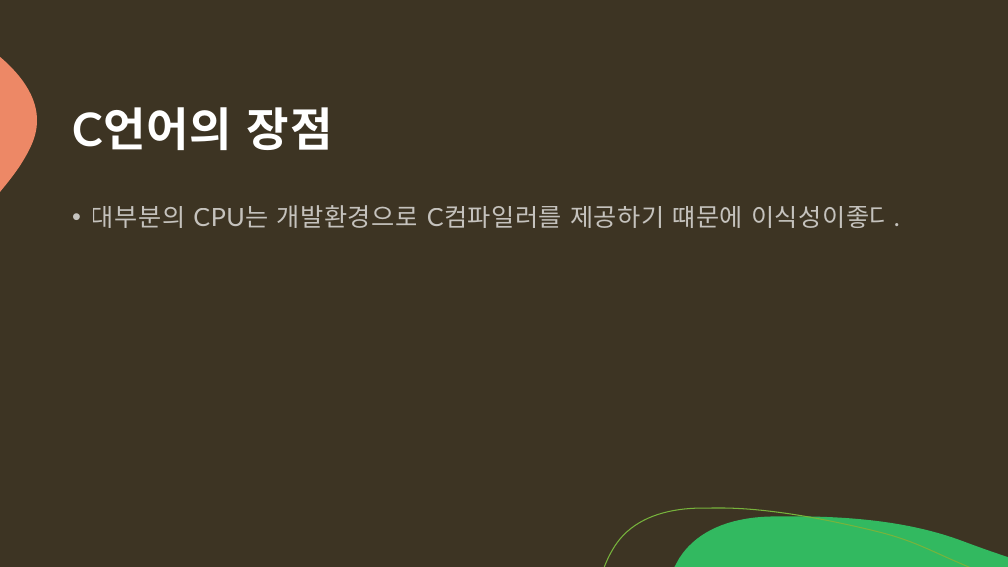
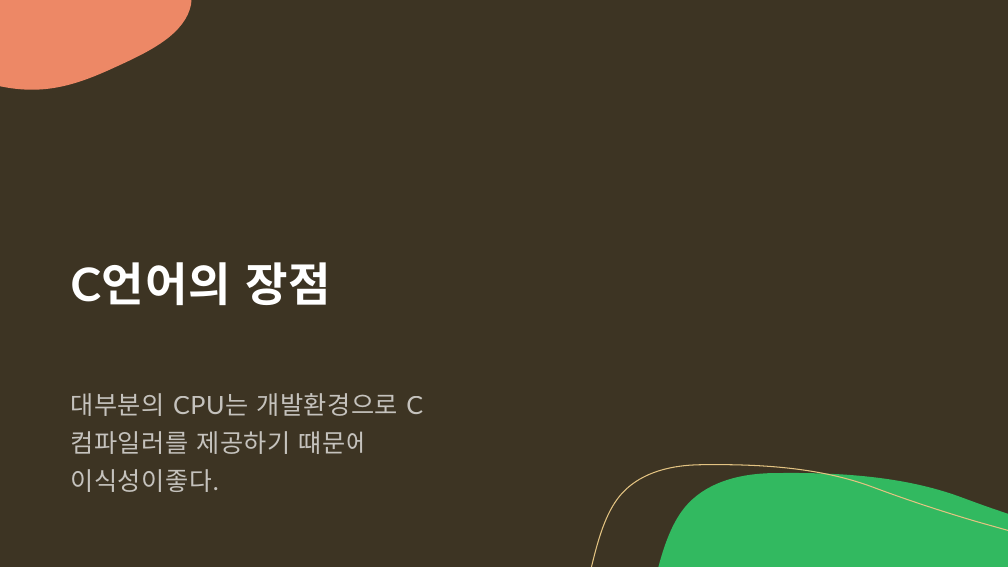
Before and after one commit to arkchimy/_Algorithm, a slide deck: slide 2 of 전공지식/C언어의 기초/C언어 기초지식.pptx. Drawn at 1008x567 pixels with LibreOffice and Linux fonts; fonts in the diff are those of the drawing. Boxes give left, top, right and bottom in pixels: in the first picture for what was removed or moved away, otherwise in the second. Text is boxed around its words. In the diff, an @@ line names an element or a change of style, - is before the commit and + after.

```diff
--- a/전공지식/C언어의 기초/C언어 기초지식.pptx
+++ b/전공지식/C언어의 기초/C언어 기초지식.pptx
@@ rectangle added at (0, 0, 1008, 567), fill #3D3423 @@
@@ freeform shape added at (0, 0, 191, 90), fill #ED8866 @@
@@ freeform shape removed at (0, 57, 37, 192) @@
@@ freeform shape added at (0, 57, 37, 192), fill #ED8866 @@
@@ title "C언어의 장점": place and size @@
-title "C언어의 장점" at (72, 107, 333, 150)
+title "C언어의 장점" at (71, 262, 331, 305)
@@ title "C언어의 장점" at (71, 262, 331, 305): line spacing 1.05 to 0.9; vertical alignment middle to bottom @@
@@ text "대부분의 CPU는 개발환경으로 C컴파일러를 제공하기 ...": place and size @@
-text "대부분의 CPU는 개발환경으로 C컴파일러를 제공하기 ..." at (91, 205, 900, 228)
+text "대부분의 CPU는 개발환경으로 C컴파일러를 제공하기 ..." at (71, 393, 398, 492)
@@ text "대부분의 CPU는 개발환경으로 C컴파일러를 제공하기 ..." at (71, 393, 398, 492): bullet • to none; line spacing 1.12 to 1.25 @@
@@ freeform shape added at (591, 465, 1008, 567), outline #E3C382 1 pt @@
@@ freeform shape added at (659, 473, 1008, 567), fill #32B960 @@
@@ freeform shape removed at (604, 508, 969, 567) @@
@@ freeform shape added at (604, 508, 969, 567), outline #77B33C 1 pt @@
@@ freeform shape removed at (675, 516, 1008, 567) @@
@@ freeform shape added at (675, 516, 1008, 567), fill #32B960 @@
```
Also in this commit, not shown: 3 other slides changed, 11 slides added.
